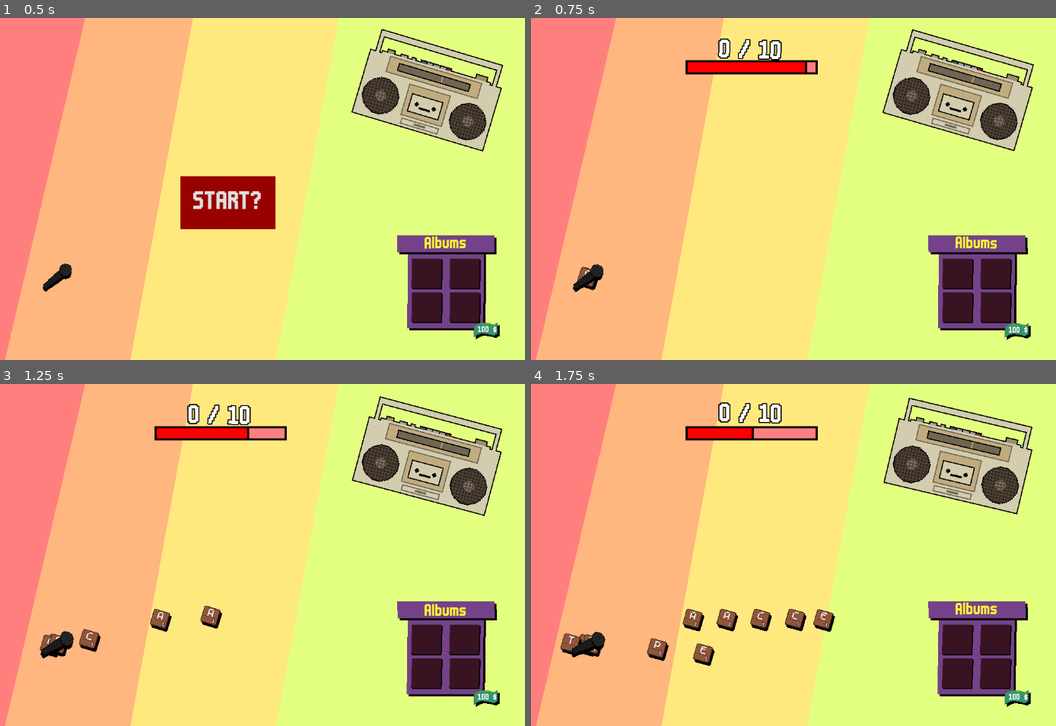
Above: before the commit, frames 1-4 (two rows, left to right).
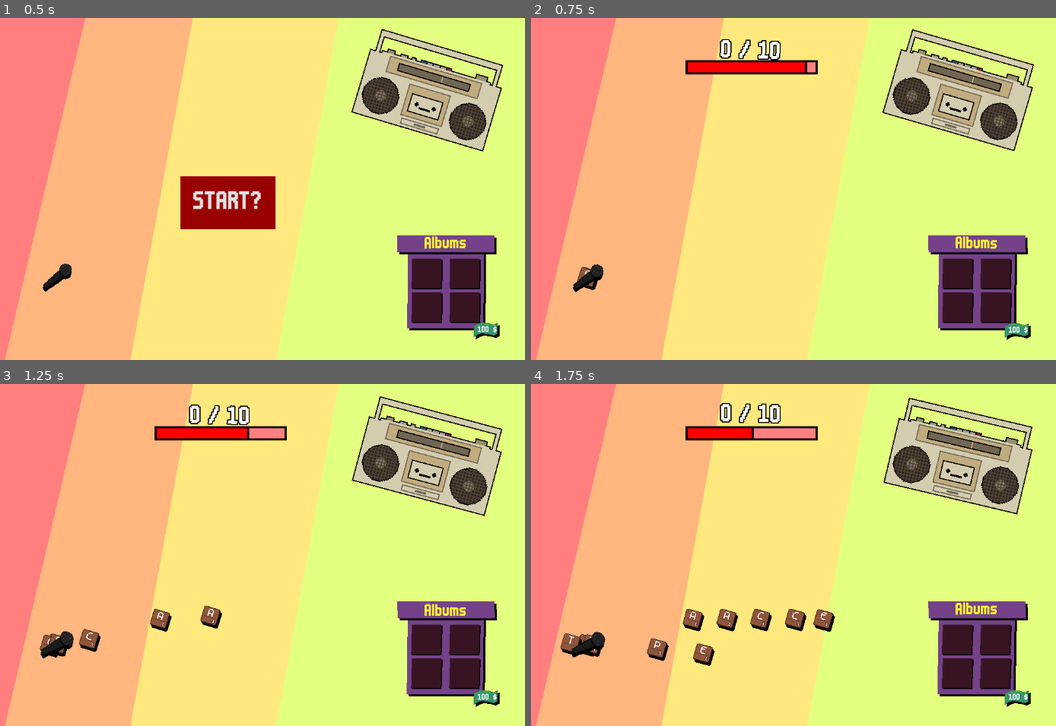
Above: after the commit, the same moments.

Repository: LiranDat/Spitandspell
Game: Godot game, scene res://scenes/main/main.tscn
Same seed, same stepped clock (60 frames per second), same inputs: the game is played once before the commit and once after it.
Inputs (mouse positions are in pixels of both pictures, inside the frame that each line leads up to):
- Up to frame 1 (0.5 s): no input
- Up to frame 2 (0.75 s): click "START?" at 0.5 s
- Up to frame 3 (1.25 s): no input
- Up to frame 4 (1.75 s): move the mouse to (588, 640) at 1.27 s; click (588, 640) at 1.42 s

Frame 1 is identical in both runs. In frame 2, 0.3% of the frame differs, in the area x 35-48%, y 6-13%; in frame 3, 0.3%; in frame 4, 0.3%, in the area x 35-48%, y 5-12%.
Error in both runs: Invalid access of index '0' on a base object of type: 'PackedStringArray'. (res://scenes/lyrics/lyrics.gd:26)

Commit message:
Font size changed

Diff:
--- a/scenes/lyrics/lyrics.tscn
+++ b/scenes/lyrics/lyrics.tscn
@@ -45,7 +45,7 @@
 offset_bottom = 100.0
 theme_override_constants/outline_size = 8
 theme_override_fonts/normal_font = ExtResource("1_s2xdx")
-theme_override_font_sizes/normal_font_size = 50
+theme_override_font_sizes/normal_font_size = 48
 text = "0/0"
 scroll_active = false
 horizontal_alignment = 1
